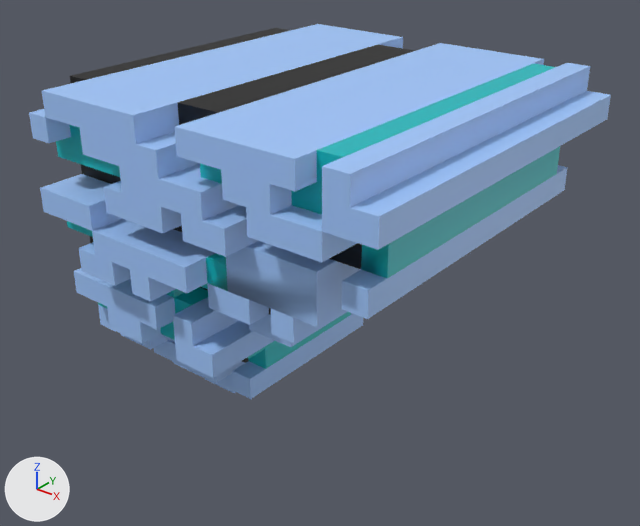
Renders of the FBX model metroid-UNITY(vrtk)/Assets/Resources/br-m-rockL-aqua.fbx from each side of a commit.
Before and after are seen from a 50 mm camera at (27.794, -1.655, 2.526) aimed at (26.48, -0.011, 1.508). Every picture has the same lights, and +X, +Y and +Z are marked at lower left. Where no turn or scale is listed for an object, it has been applied to the vertices. Vertices at the same position are counted once.

The older version as bpy lines, for what is in view:
```python
me_mesh = bpy.data.meshes.new('Mesh')
me_mesh.from_pydata(...)  # 490 vertices, 397 faces; spans x -0.5..0.5, y -0.5..0.5, z 0.0..1.0
# faces by material slot: [96, 99, 202]
me_mesh.materials.append(mat_imp_black3)  # black #000000
me_mesh.materials.append(mat_imp_solid_blue5)  # cyan #00bcc1
me_mesh.materials.append(mat_imp_solid_blue4)  # blue #a2c8fe
ob_rockl_aqua4_base = bpy.data.objects.new('rockL_aqua4_base', me_mesh)
ob_rockl_aqua4_base.location = (26.5, 0.0, 1.0)
```
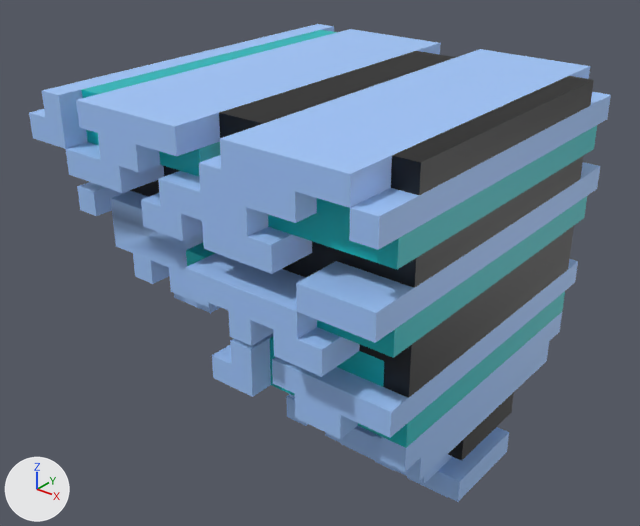
The change, as a list of edits to the scene's bpy script:
```text
Change me_mesh:
    remove me_mesh.from_pydata(...)  # 490 vertices, 397 faces; spans x -0.5..0.5, y -0.5..0.5, z 0.0..1.0
    remove me_mesh.materials.append(mat_imp_black3)  # black #000000
    remove me_mesh.materials.append(mat_imp_solid_blue5)  # cyan #00bcc1
    add me_mesh.from_pydata(...)  # 260 vertices, 203 faces; spans x -0.5..0.5, y -0.5..0.5, z -0.5..0.5
    me_mesh part 1: a new loose piece, a box spanning x 0.312..0.438, y -0.063..0.062, z -0.5..-0.438, in mat_imp_solid_blue4 (blue #a2c8fe)
    me_mesh part 2: a new loose piece, a box spanning x 0.375..0.5, y -0.125..0.125, z -0.438..-0.375, in mat_imp_solid_blue4 (blue #a2c8fe)
    me_mesh part 3: a new loose piece, a box spanning x 0.187..0.438, y -0.188..0.187, z -0.375..-0.312, in mat_imp_solid_blue4 (blue #a2c8fe)
    me_mesh part 4: a new loose piece, a box spanning x 0.187..0.438, y -0.25..0.25, z -0.313..-0.25, in mat_imp_solid_blue4 (blue #a2c8fe)
    me_mesh part 5: a new loose piece, a box spanning x 0.375..0.5, y -0.312..0.312, z -0.25..-0.187, in mat_imp_solid_blue4 (blue #a2c8fe)
    me_mesh part 6: a new loose piece, a box spanning x 0.438..0.5, y -0.375..0.375, z -0.187..-0.125, in mat_imp_solid_blue4 (blue #a2c8fe)
    me_mesh part 7: a new loose piece, a box spanning x 0.187..0.5, y -0.438..0.438, z -0.063..0.0, in mat_imp_solid_blue4 (blue #a2c8fe)
    me_mesh part 8: a new loose piece, a box spanning x 0.312..0.5, y -0.5..0.5, z 0.187..0.25, in mat_imp_solid_blue4 (blue #a2c8fe)
    me_mesh part 9: the loose piece of 14 vertices spanning x -0.5..-0.125, y -0.5..0.5, z 0.875..1.0 is turned 180 degrees about the z axis through its middle, then moved by (0.625, 0.0, -0.5)
    me_mesh part 10: a new loose piece, a box spanning x 0.063..0.312, y -0.5..0.5, z 0.375..0.438, in mat_imp_solid_blue4 (blue #a2c8fe)
    me_mesh part 11: a new loose piece, a box spanning x -0.062..0.187, y -0.5..0.5, z 0.312..0.375, in mat_imp_solid_blue4 (blue #a2c8fe)
    me_mesh part 12: a new loose piece, a box spanning x 0.063..0.25, y -0.5..0.5, z 0.25..0.312, in mat_imp_solid_blue4 (blue #a2c8fe)
    me_mesh part 13: a new loose piece, a box spanning x -0.125..0.0, y -0.5..0.5, z 0.25..0.312, in mat_imp_solid_blue4 (blue #a2c8fe)
    me_mesh part 14: a new loose piece, a box spanning x -0.313..0.0, y -0.5..0.5, z 0.437..0.5, in mat_imp_solid_blue4 (blue #a2c8fe)
    me_mesh part 15: a new loose piece, a box spanning x -0.25..-0.125, y -0.5..0.5, z 0.375..0.438, in mat_imp_solid_blue4 (blue #a2c8fe)
    me_mesh part 16: the loose piece of 20 vertices spanning x 0.188..0.5, y -0.5..0.5, z 0.812..1.0 is turned 180 degrees about the z axis through its middle, then moved by (-0.688, 0.0, -0.5)
    me_mesh part 17: a new loose piece, a box spanning x -0.437..-0.375, y -0.437..0.438, z 0.187..0.25, in mat_imp_solid_blue4 (blue #a2c8fe)
    me_mesh part 18: a new loose piece, a box spanning x -0.25..-0.188, y -0.438..0.438, z 0.063..0.125, in mat_imp_solid_blue4 (blue #a2c8fe)
    me_mesh part 19: a new loose piece, a box spanning x -0.188..-0.062, y -0.375..0.375, z 0.0..0.063, in mat_imp_solid_blue4 (blue #a2c8fe)
    me_mesh part 20: a new loose piece, a box spanning x -0.125..0.0, y -0.438..0.438, z 0.063..0.125, in mat_imp_solid_blue4 (blue #a2c8fe)
    me_mesh part 21: the loose piece of 14 vertices spanning x 0.25..0.375, y -0.437..0.438, z 0.875..1.0 is moved by (-0.25, 0.0, -1.0), in mat_imp_solid_blue4 (blue #a2c8fe)
    me_mesh part 22: a new loose piece, a box spanning x 0.25..0.375, y -0.438..0.438, z -0.125..-0.063, in mat_imp_solid_blue4 (blue #a2c8fe)
    me_mesh part 23: a new loose piece, a box spanning x 0.25..0.375, y -0.5..0.5, z 0.063..0.125, in mat_imp_solid_blue4 (blue #a2c8fe)
    me_mesh part 24: a new loose piece, a box spanning x 0.125..0.187, y -0.5..0.5, z 0.063..0.125, in mat_imp_solid_blue4 (blue #a2c8fe)
    me_mesh part 25: a new loose piece, a box spanning x 0.0..0.312, y -0.5..0.5, z 0.125..0.188, in mat_imp_solid_blue4 (blue #a2c8fe)
    me_mesh part 26: a new loose piece, a box spanning x 0.063..0.125, y -0.25..0.25, z -0.313..-0.25, in mat_imp_solid_blue4 (blue #a2c8fe)
    me_mesh part 27: 46 loose pieces with 442 vertices, spanning x -0.5..0.437, y -0.5..0.5, z 0.0..1.0, are deleted
    me_mesh part 28: 12 vertices added at x -0.313..-0.062, y -0.437..0.438, z 0.125..0.25
Change ob_rockl_aqua4_base:
    ob_rockl_aqua4_base.location: (26.5, 0.0, 1.0) -> (26.5, 0.0, 1.5)
Add ob_base:
    ob_base = bpy.data.objects.new('base', me_mesh_002)  # 124 vertices, 96 faces; spans x -0.438..0.438, y -0.375..0.375, z -0.469..0.469; in mat_imp_black3 (black #000000)
    ob_base.location = (26.562, 0.0, 1.531)
Add ob_shadow:
    ob_shadow = bpy.data.objects.new('shadow', me_mesh_001)  # 124 vertices, 101 faces; spans x -0.469..0.469, y -0.438..0.438, z -0.375..0.375; in mat_z_solid_blue7 (cyan #00bcc0)
    ob_shadow.location = (26.531, 0.0, 1.625)
```

Pixel boxes (x1, y1, x2, y2) of what changed, in the pictures (640 x 526 px; the box of a moved part takes in the faces that stretch with it):
'rockL_aqua4_base', reshaped, moved (27% taller)
    before: (29, 24, 611, 399)
    after: (29, 24, 611, 502)
'base', added
    after: (130, 51, 594, 461)
'shadow', added (cyan)
    after: (81, 30, 597, 448)
part 1 of me_mesh, added
    after: (407, 477, 448, 498)
part 2 of me_mesh, added (blue)
    after: (415, 427, 509, 502)
part 3 of me_mesh, added
    after: (341, 443, 452, 484)
part 4 of me_mesh, added (blue)
    after: (325, 426, 411, 477)
part 5 of me_mesh, added (blue)
    after: (373, 342, 549, 480)
part 6 of me_mesh, added (blue)
    after: (381, 312, 562, 472)
part 7 of me_mesh, added (blue)
    after: (272, 259, 578, 438)
part 8 of me_mesh, added (blue)
    after: (296, 162, 601, 343)
part 9 of me_mesh, moved or reshaped
    before: (29, 24, 403, 144)
    after: (220, 49, 611, 250)
part 10 of me_mesh, added (blue)
    after: (199, 155, 317, 223)
part 11 of me_mesh, added (blue)
    after: (158, 171, 268, 236)
part 12 of me_mesh, added (blue)
    after: (202, 221, 312, 274)
part 13 of me_mesh, added (blue)
    after: (141, 193, 203, 241)
part 14 of me_mesh, added (blue)
    after: (76, 29, 441, 156)
part 15 of me_mesh, added (blue)
    after: (98, 133, 160, 172)
part 16 of me_mesh, moved or reshaped
    before: (246, 63, 611, 262)
    after: (29, 24, 334, 193)
part 17 of me_mesh, added (blue)
    after: (77, 182, 130, 216)
part 18 of me_mesh, added (blue)
    after: (133, 253, 169, 284)
part 19 of me_mesh, added
    after: (174, 293, 221, 313)
part 20 of me_mesh, added (blue)
    after: (169, 268, 213, 308)
part 21 of me_mesh, moved or reshaped
    before: (291, 63, 555, 214)
    after: (212, 333, 273, 397)
part 22 of me_mesh, added (blue)
    after: (294, 394, 358, 439)
part 23 of me_mesh, added (blue)
    after: (273, 327, 360, 377)
part 24 of me_mesh, added (blue)
    after: (228, 311, 273, 346)
